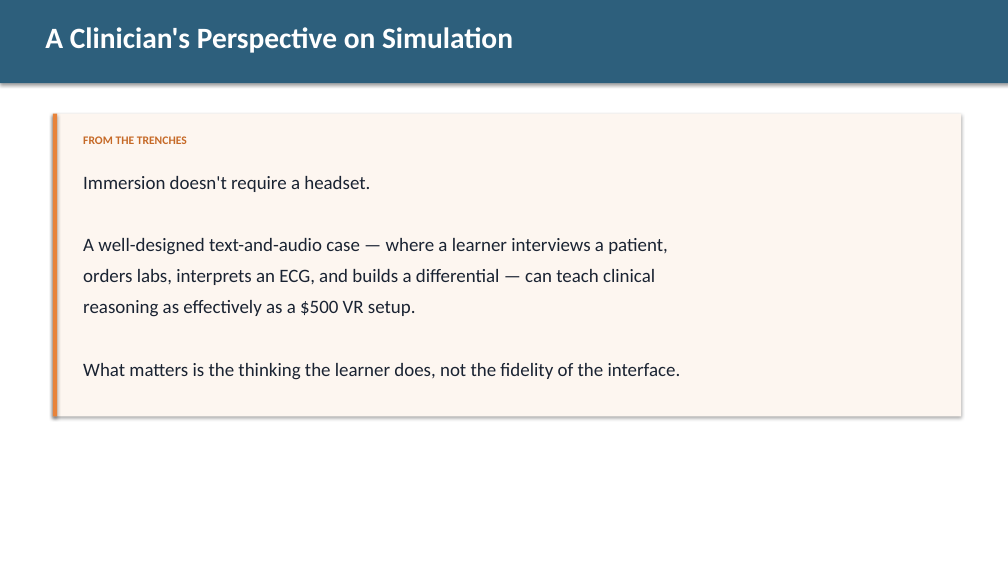
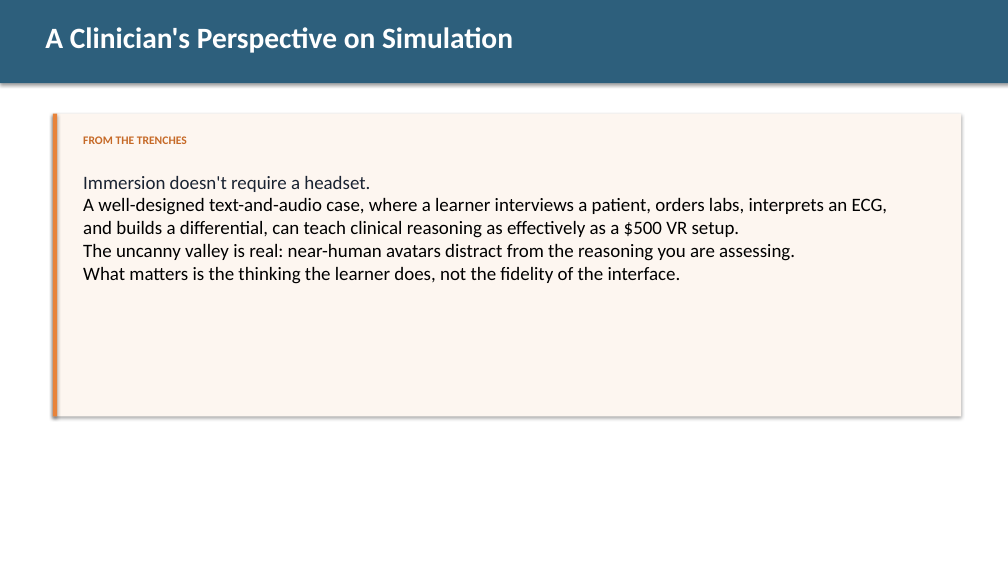
Before and after one commit to diana-brewer/digital-learning-unlocked, a slide deck: slide 15 of Digital Learning Unlocked - Slide Deck.pptx (slide 17 before the commit). Drawn at 1008x568 pixels with LibreOffice and Linux fonts; fonts in the diff are those of the drawing. Boxes give left, top, right and bottom in pixels: in the first picture for what was removed or moved away, otherwise in the second. Text is boxed around its words. In the diff, an @@ line names an element or a change of style, - is before the commit and + after.

```diff
--- a/Digital Learning Unlocked - Slide Deck.pptx
+++ b/Digital Learning Unlocked - Slide Deck.pptx
@@ text at bbox=[83, 198, 888, 261]: text changed; text colour #1A2332 to #000000 @@
-A well-designed text-and-audio case — where a learner interviews a patient,
-orders labs, interprets an ECG, and builds a differential — can teach clinical
-reasoning as effectively as a $500 VR setup.
+A well-designed text-and-audio case, where a learner interviews a patient, orders labs, interprets an ECG, and builds a differential, can teach clinical reasoning as effectively as a $500 VR setup.
+The uncanny valley is real: near-human avatars distract from the reasoning you are assessing.
@@ text at bbox=[83, 267, 681, 284]: text colour #1A2332 to #000000 in "What matters is the thinking the learner ..."; less space between paragraphs @@
```
Also in this commit, not shown: 17 other slides changed, 1 slide added, 4 slides removed, 3 other files.
